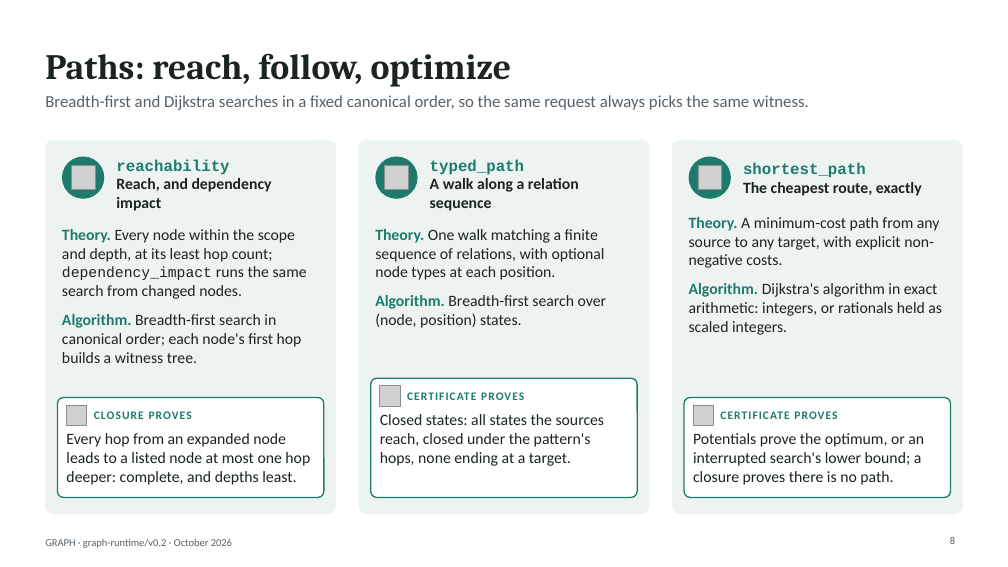
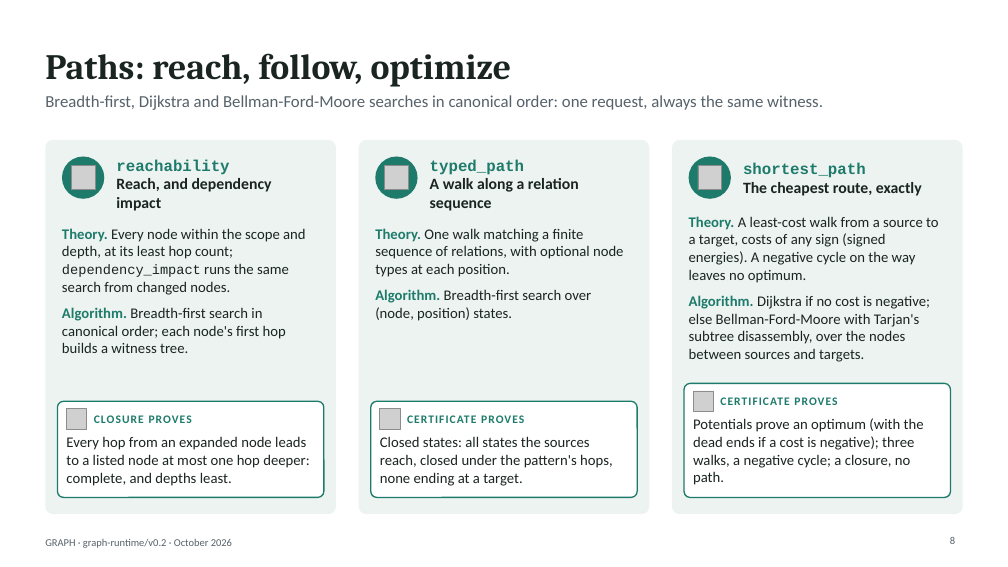
Before and after one commit to hlxin/graph, a slide deck: slide 8 of docs/GRAPH_slides.pptx. Drawn at 1008x567 pixels with LibreOffice and Linux fonts; fonts in the diff are those of the drawing; grey boxes stand for pictures. Boxes give left, top, right and bottom in pixels: in the first picture for what was removed or moved away, otherwise in the second. Text is boxed around its words. In the diff, an @@ line names an element or a change of style, - is before the commit and + after.

```diff
--- a/docs/GRAPH_slides.pptx
+++ b/docs/GRAPH_slides.pptx
@@ text at <box>45,95,823,110</box>: text changed @@
-Breadth-first and Dijkstra searches in a fixed canonical order, so the same request always picks the same witness.
+Breadth-first, Dijkstra and Bellman-Ford-Moore searches in canonical order: one request, always the same witness.
@@ text "Theory. Every node within the ..." at <box>62,228,305,353</box>: size 15 to 14 pt; size 14 to 13 pt in "dependency_impact" @@
@@ text at <box>689,216,939,362</box>: text changed; size 15 to 14 pt @@
-Theory. A minimum-cost path from any source to any target, with explicit non-negative costs.
-Algorithm. Dijkstra's algorithm in exact arithmetic: integers, or rationals held as scaled integers.
+Theory. A least-cost walk from a source to a target, costs of any sign (signed energies). A negative cycle on the way leaves no optimum.
+Algorithm. Dijkstra if no cost is negative; else Bellman-Ford-Moore with Tarjan's subtree disassembly, over the nodes between sources and targets.
@@ rounded rectangle: place and size @@
-rounded rectangle at <box>684,398,951,498</box>
+rounded rectangle at <box>684,383,951,498</box>
@@ rounded rectangle: place and size @@
-rounded rectangle at <box>57,398,324,498</box>
+rounded rectangle at <box>57,402,324,498</box>
@@ picture: place and size @@
-picture at <box>67,405,87,426</box>
+picture at <box>67,409,87,430</box>
@@ text "CLOSURE PROVES": place and size @@
-text "CLOSURE PROVES" at <box>94,411,192,419</box>
+text "CLOSURE PROVES" at <box>94,415,192,423</box>
@@ proportions changed in 3 elements at <box>57,402,324,498</box>, <box>684,383,951,498</box>, <box>371,402,637,498</box> @@
@@ rounded rectangle: place and size @@
-rounded rectangle at <box>371,378,637,498</box>
+rounded rectangle at <box>371,402,637,498</box>
@@ picture: place and size @@
-picture at <box>380,386,400,406</box>
+picture at <box>380,409,400,430</box>
@@ text "CERTIFICATE PROVES": place and size @@
-text "CERTIFICATE PROVES" at <box>407,392,524,400</box>
+text "CERTIFICATE PROVES" at <box>407,415,524,423</box>
@@ picture: place and size @@
-picture at <box>693,405,714,426</box>
+picture at <box>693,391,714,411</box>
@@ text at <box>693,418,924,485</box>: text changed; size 15 to 14 pt @@
-Potentials prove the optimum, or an interrupted search's lower bound; a closure proves there is no path.
+Potentials prove an optimum (with the dead ends if a cost is negative); three walks, a negative cycle; a closure, no path.
@@ text "CERTIFICATE PROVES": place and size @@
-text "CERTIFICATE PROVES" at <box>720,411,837,419</box>
+text "CERTIFICATE PROVES" at <box>720,397,837,405</box>
@@ size 15 to 14 pt in 3 elements at <box>66,436,309,486</box>, <box>375,228,623,321</box>, <box>380,436,613,486</box> @@
@@ text "Closed states: all states the ...": place and size @@
-text "Closed states: all states the ..." at <box>380,414,605,466</box>
+text "Closed states: all states the ..." at <box>380,436,613,486</box>
```
Also in this commit, not shown: 4 other slides changed, 2 slides added, 1 slide removed, 3 other files.
